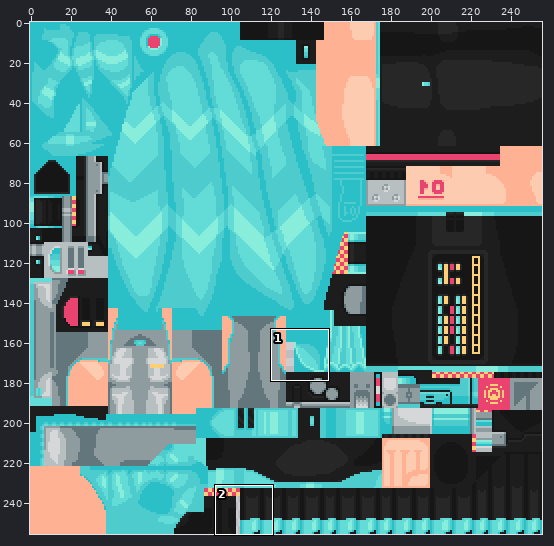
Edited in one commit: sprite sheet (miku/miku_body.png). Above: a wide view before the commit, with the close-up outlined.
Close-up. Old version:
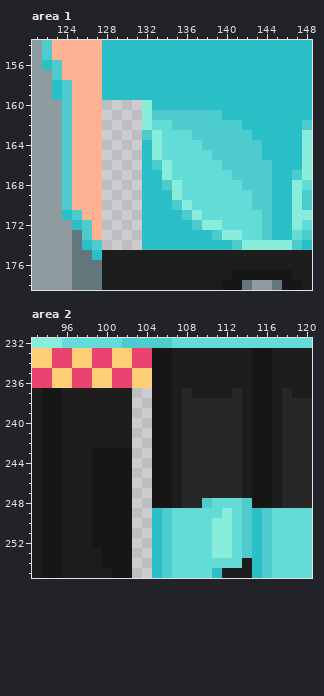
The file is 256x256 pixels. Shown: area 1: x 121..148, y 154..178; area 2: x 93..120, y 232..255.
The same view after the edit:
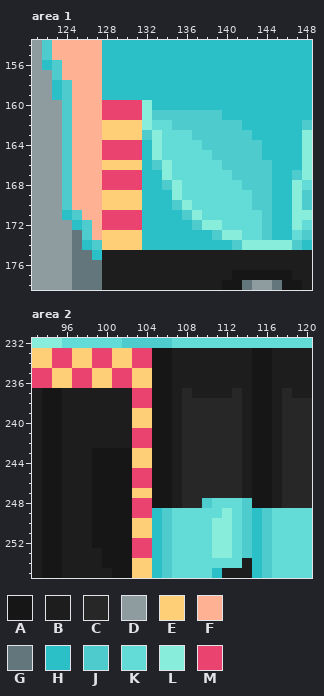
Palette (. is transparent): A #161616  B #1d1d1d  C #272727  D #8e9ca0  E #ffcf78  F #ffb193  G #63767b  H #2bbfc8  J #4dcbcd  K #63dbd7  L #89eddb  M #eb436f
Diff:
--- area 1
@@ x 126..133 @@
 159 FFHHHHHH
-160 FF....LH
-161 FF....LJ
-162 FF....LK
-163 FF....JL
-164 FF....HL
-165 FF....HL
-166 FF....HJ
-167 FF....HH
-168 FF....HH
-169 FF....HH
-170 FF....HH
-171 FF....HH
-172 JF....HH
-173 JF....HH
-174 HJ....HH
+160 FFMMMMLH
+161 FFMMMMLJ
+162 FFEEEELK
+163 FFEEEEJL
+164 FFMMMMHL
+165 FFMMMMHL
+166 FFEEEEHJ
+167 FFMMMMHH
+168 FFMMMMHH
+169 FFEEEEHH
+170 FFEEEEHH
+171 FFMMMMHH
+172 JFMMMMHH
+173 JFEEEEHH
+174 HJEEEEHH
 175 GHBBBBBB
--- area 2
@@ x 101..106 @@
 236 MMEEAA
-237 BB..AA
-238 BB..AA
-239 BB..AA
-240 BB..AA
-241 BB..AA
-242 BB..AA
-243 AA..AA
-244 AA..AA
-245 AA..AA
-246 AA..AA
-247 AA..AA
-248 AA..AA
-249 AA..HJ
-250 AA..HJ
-251 AA..HJ
-252 AA..HJ
-253 AA..HJ
-254 AA..HJ
-255 AA..HJ
+237 BBMMAA
+238 BBMMAA
+239 BBEEAA
+240 BBEEAA
+241 BBMMAA
+242 BBMMAA
+243 AAEEAA
+244 AAEEAA
+245 AAMMAA
+246 AAMMAA
+247 AAEEAA
+248 AAMMAA
+249 AAMMHJ
+250 AAEEHJ
+251 AAEEHJ
+252 AAMMHJ
+253 AAMMHJ
+254 AAEEHJ
+255 AAEEHJ
Changed places in both close-ups, as pixel boxes (x1, y1, x2, y2):
added: (102, 100, 142, 250)
added: (132, 388, 152, 578)
